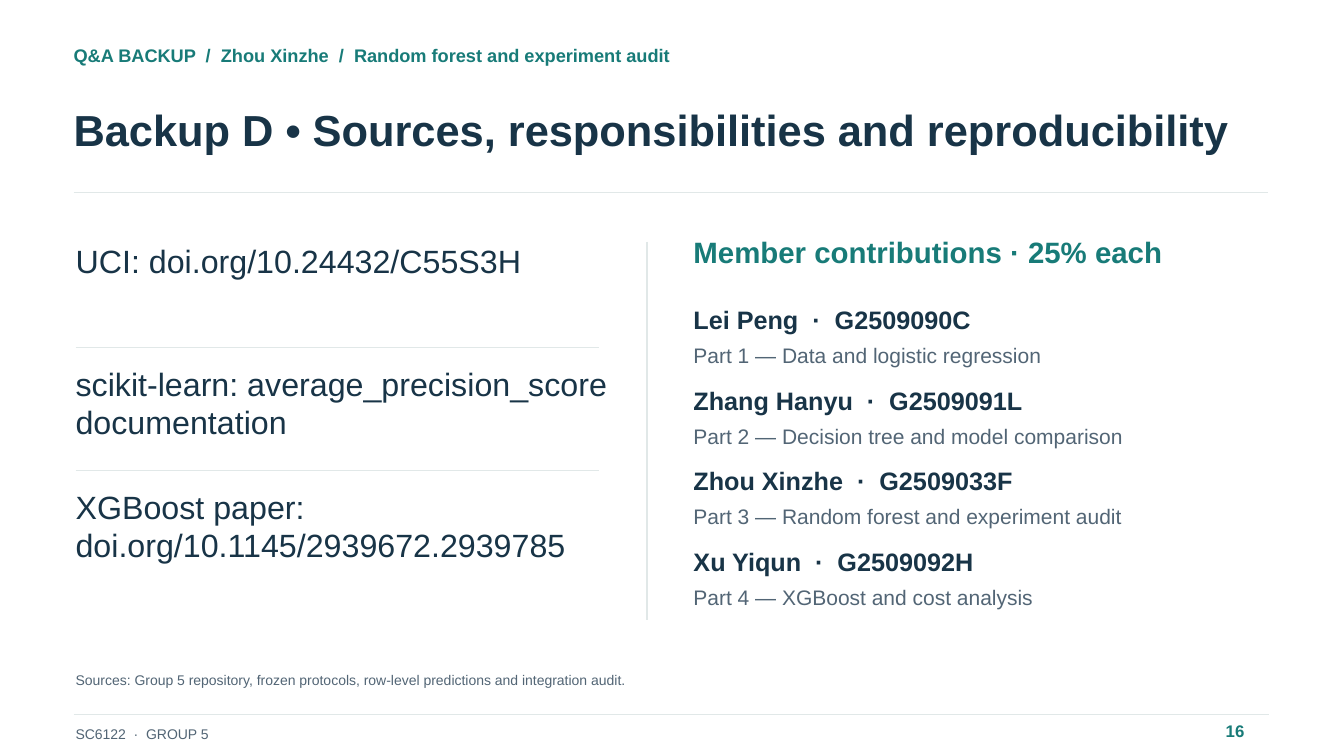
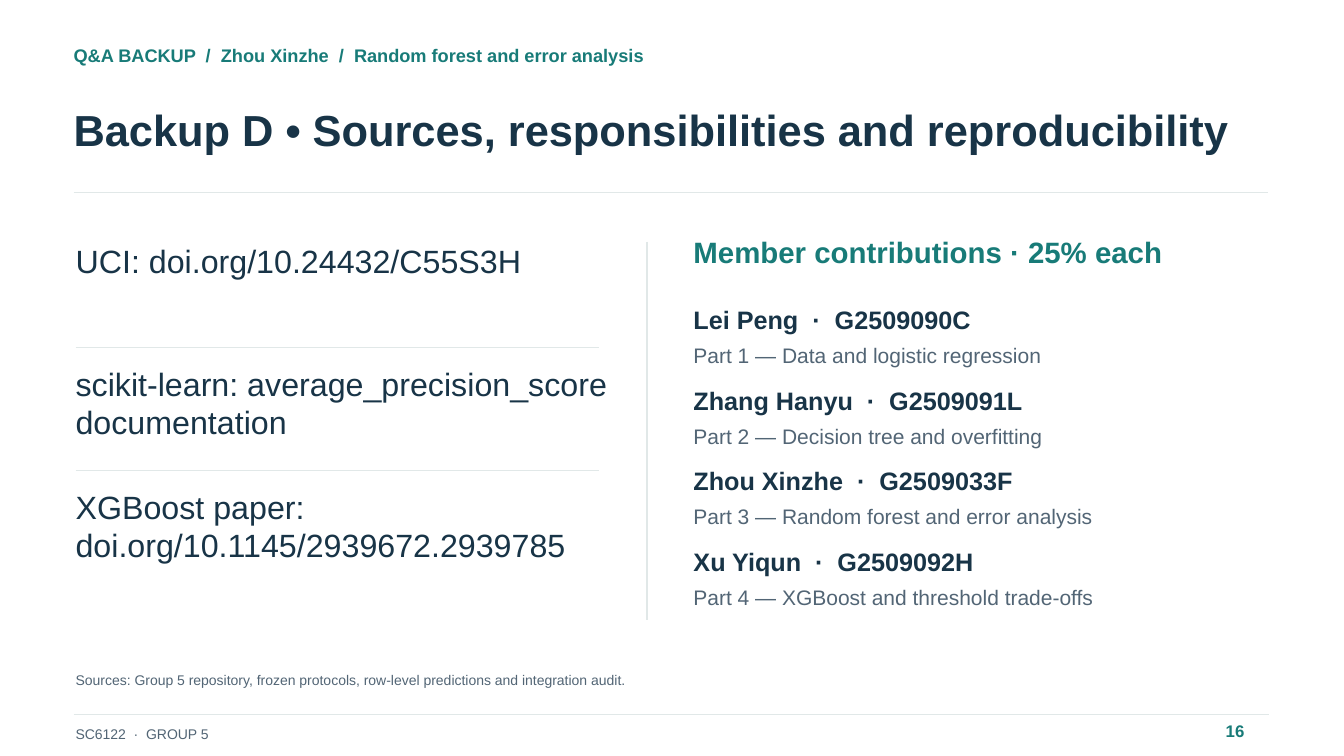
Before and after one commit to IcantFind-a-username/-SC6122-Group5-Credit-Default, a slide deck: slide 16 of submission/Group5_Presentation.pptx. Drawn at 1344x756 pixels with LibreOffice and Linux fonts; fonts in the diff are those of the drawing. Boxes give left, top, right and bottom in pixels: in the first picture for what was removed or moved away, otherwise in the second. Text is boxed around its words. In the diff, an @@ line names an element or a change of style, - is before the commit and + after.

Commit message:
build: deliver materials matching the confirmed four-part responsibilities

```diff
--- a/submission/Group5_Presentation.pptx
+++ b/submission/Group5_Presentation.pptx
@@ text at (74,48,644,66): text changed @@
-Q&A BACKUP / Zhou Xinzhe / Random forest and experiment audit
+Q&A BACKUP / Zhou Xinzhe / Random forest and error analysis
@@ text at (693,429,1042,448): text changed @@
-Part 2 — Decision tree and model comparison
+Part 2 — Decision tree and overfitting
@@ text at (693,509,1092,529): text changed @@
-Part 3 — Random forest and experiment audit
+Part 3 — Random forest and error analysis
@@ text at (693,590,1093,605): text changed @@
-Part 4 — XGBoost and cost analysis
+Part 4 — XGBoost and threshold trade-offs
```
Also in this commit, not shown: 10 other slides changed, 1 slide added, 1 slide removed, 15 other files.
